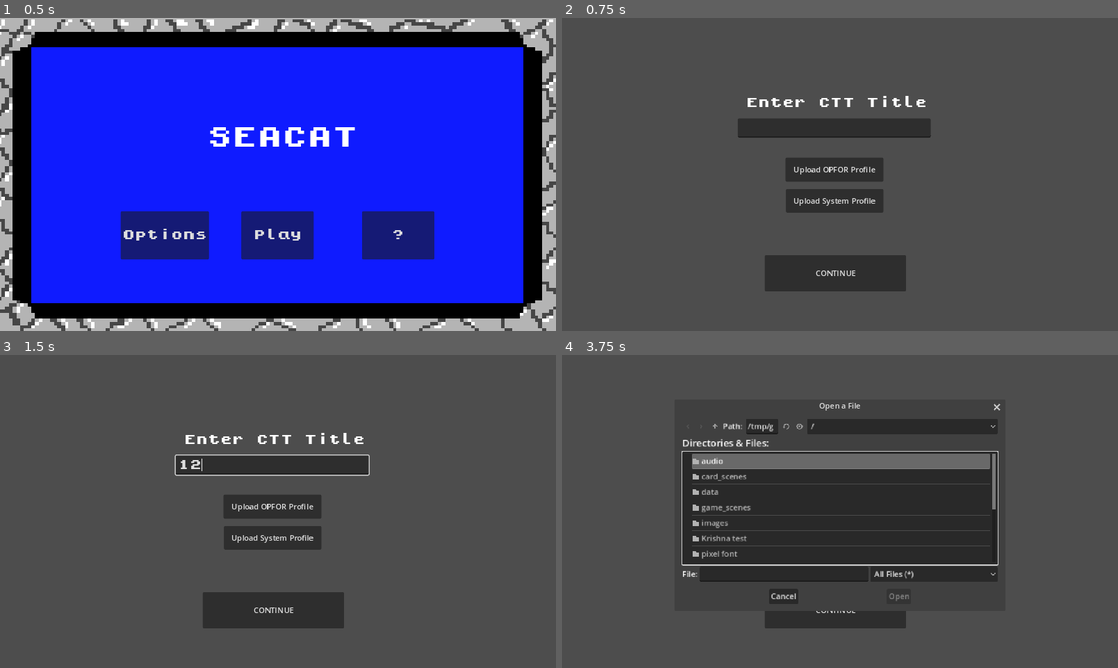
Above: before the commit, frames 1-4 (two rows, left to right).
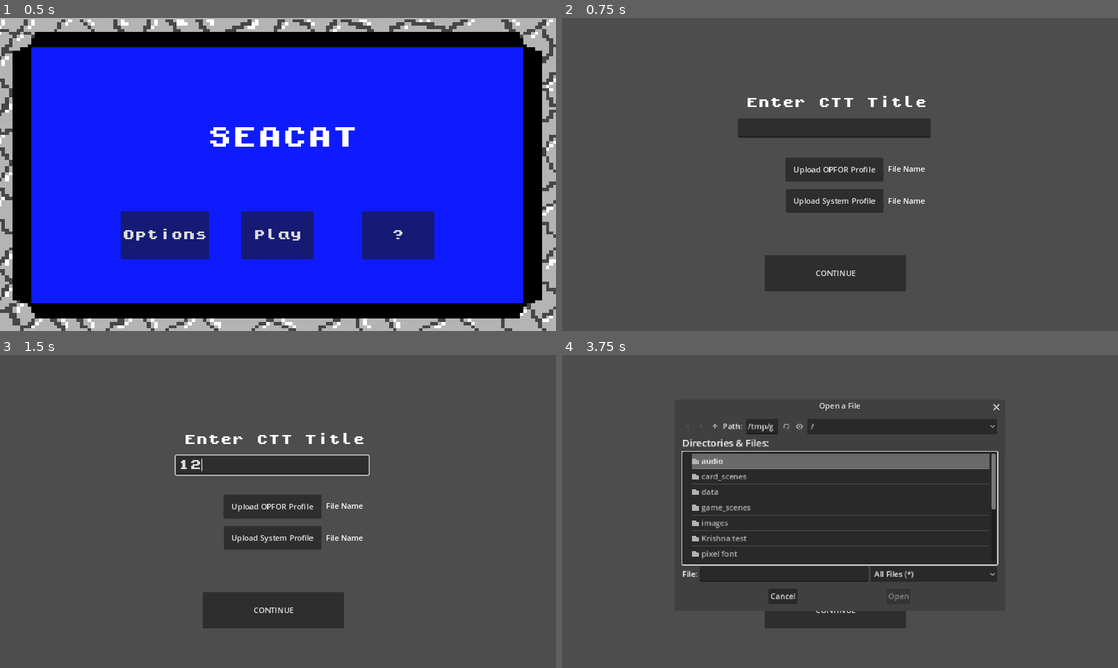
Above: after the commit, the same moments.

Repository: phan-andrew/demo3
Game: Godot game, scene res://game_scenes/start_screen/start_screen.tscn
Two runs of this game, one before a commit and one after it. Both use one fixed random seed, a clock stepped at 60 frames per second and the inputs below.
Inputs (mouse positions are in pixels of both pictures, inside the frame that each line leads up to):
- Up to frame 1 (0.5 s): no input
- Up to frame 2 (0.75 s): click "Play" at 0.5 s
- Up to frame 3 (1.5 s): click (272, 464) at 1.27 s; type "12" at 1.35 s
- Up to frame 4 (3.75 s): click "CONTINUE" at 2 s; click "CONTINUE" at 2.75 s; click "Upload OPFOR Profile" at 3.5 s

Frame 1 is identical in both runs. In frame 2, 0.1% of the frame differs, in the area x 58-66%, y 47-60%; in frame 3, 0.1%; in frame 4, 0.2%, in the area x 23-79%, y 15-79%.

Commit message:
show selected file names

Diff:
--- a/game_scenes/prompts_screen/starting_prompts.gd
+++ b/game_scenes/prompts_screen/starting_prompts.gd
@@ -4,6 +4,8 @@
 @onready var defend_button = $Button2
 @onready var file_dialog = $FileDialog
 @onready var file_dialog2 = $FileDialog2
+@onready var alabel = $attackfilelabel
+@onready var dlabel = $defendfilelabel
 var attackfile = false;
 var defendfile = false;
 
@@ -13,6 +15,8 @@
 	defend_button.connect("pressed", Callable(self, "_on_defend_button_pressed"))
 	file_dialog.connect("file_selected", Callable(self, "_on_attack_file_selected"))
 	file_dialog2.connect("file_selected", Callable(self, "_on_defend_file_selected"))
+	alabel.text = "File Name"
+	dlabel.text = "File Name"
 
 # Called every frame. 'delta' is the elapsed time since the previous frame.
 func _process(delta):
@@ -41,6 +45,7 @@
 
 		print("File saved to: ", save_path)
 		attackfile = true
+		alabel.text = path.get_file()
 	else:
 		print("error")
 
@@ -58,6 +63,7 @@
 
 		print("File saved to: ", save_path)
 		defendfile = true
+		dlabel.text = path.get_file()
 	else:
 		print("error")
 
--- a/game_scenes/prompts_screen/starting_prompts.tscn
+++ b/game_scenes/prompts_screen/starting_prompts.tscn
@@ -58,5 +58,19 @@
 offset_bottom = 566.0
 text = "CONTINUE"
 
+[node name="attackfilelabel" type="Label" parent="."]
+offset_left = 675.0
+offset_top = 288.0
+offset_right = 879.0
+offset_bottom = 338.0
+vertical_alignment = 1
+
+[node name="defendfilelabel" type="Label" parent="."]
+offset_left = 675.0
+offset_top = 354.0
+offset_right = 878.0
+offset_bottom = 404.0
+vertical_alignment = 1
+
 [connection signal="text_submitted" from="LineEdit" to="." method="_on_line_edit_text_submitted"]
 [connection signal="pressed" from="Button3" to="." method="_on_button_3_pressed"]
